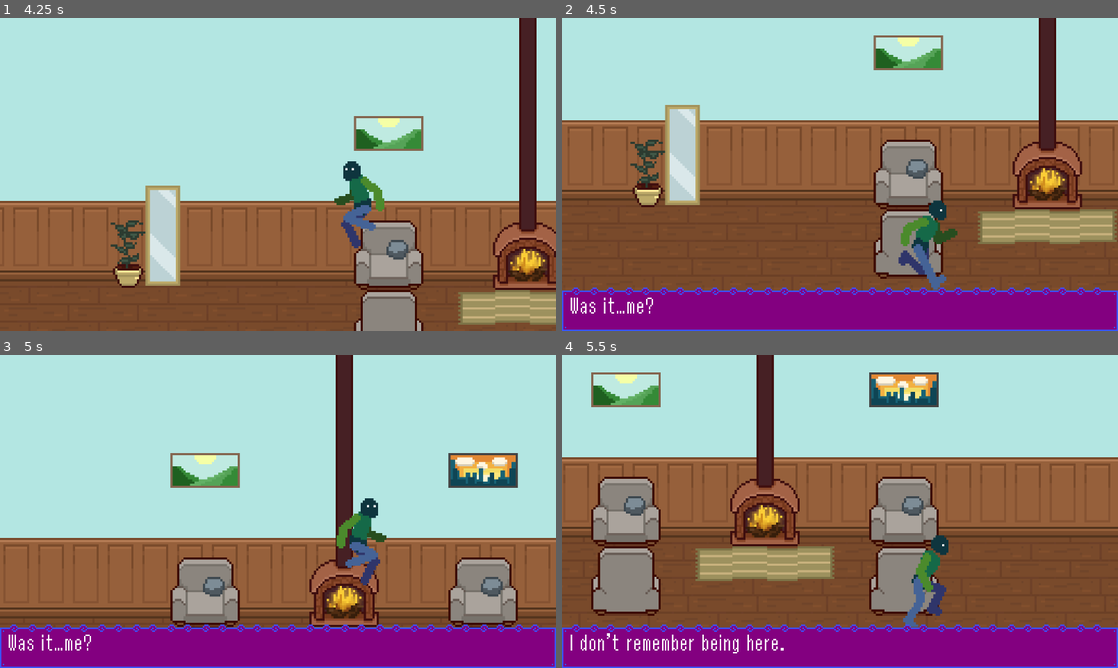
Above: before the commit, frames 1-4 (two rows, left to right).
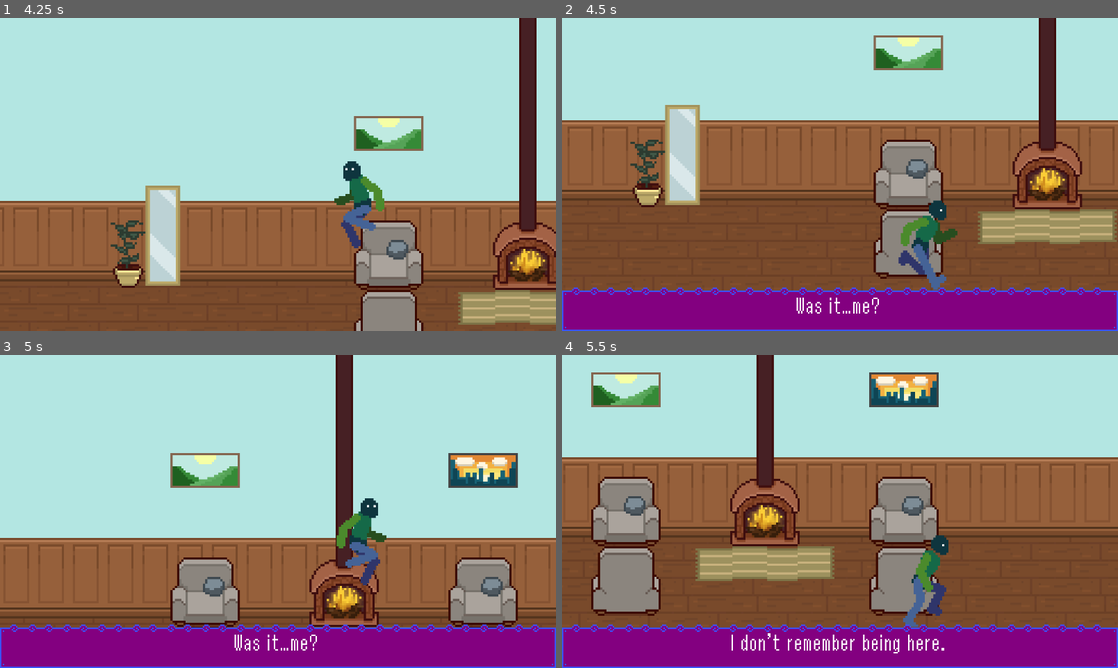
Above: after the commit, the same moments.

Repository: nisaturk/mirrorfixer-prototype
Game: Godot game, scene res://scenes/game.tscn
Two runs of this game, one before a commit and one after it. Both use one fixed random seed, a clock stepped at 60 frames per second and the inputs below.
Inputs (mouse positions are in pixels of both pictures, inside the frame that each line leads up to):
- Up to frame 1 (4.25 s): move the mouse to (250, 237) at 0.52 s; hold E (interact) 0.53-1.28 s; hold Right (move_right) 0.53-2.03 s; click (250, 237) at 0.67 s; tap Up (jump) at 0.77, 1.52, 3.02, 3.77 s; move the mouse to (444, 221) at 1.27 s; tap E (interact) at 1.35, 2.85 s; click (444, 221) at 1.42 s; move the mouse to (111, 127) at 2.02 s; hold E (interact) 2.03-2.78 s; hold Left (move_left) from 2.03 s (still down); click (111, 127) at 2.17 s; move the mouse to (305, 174) at 2.77 s; click (305, 174) at 2.92 s; move the mouse to (194, 96) at 3.52 s; hold E (interact) from 3.53 s (still down); click (194, 96) at 3.67 s
- Up to frame 2 (4.5 s): move the mouse to (962, 158) at 4.27 s; release Left (move_left) at 4.28 s; release E (interact) at 4.28 s; hold Right (move_right) from 4.28 s (still down); tap E (interact) at 4.35 s; click (962, 158) at 4.42 s
- Up to frame 3 (5 s): keep holding Right (move_right); tap Up (jump) at 4.52 s
- Up to frame 4 (5.5 s): keep holding Right (move_right); move the mouse to (728, 527) at 5.02 s; hold E (interact) from 5.03 s (still down); click (728, 527) at 5.17 s

Frame 1 is identical in both runs. In frame 2, 0.4% of the frame differs, in the area x 1-57%, y 89-95%; in frame 3, 0.4%; in frame 4, 1.1%, in the area x 1-69%, y 88-96%.

Commit message:
fixed the constant bell ring + dialogue loop + priority

Diff:
--- a/dialogue/dialogue-prototype.json
+++ b/dialogue/dialogue-prototype.json
@@ -17,7 +17,7 @@
 
   "sofa": {
 	"type": "line",
-	"text": "Someone with a fat bottom has been sitting here.",
+	"text": "Someone with a fat ass has been sitting here.",
 	"next_id": "sofa_2"
   },
   "sofa_2": {
--- a/scenes/DialogueUI.tscn
+++ b/scenes/DialogueUI.tscn
@@ -53,6 +53,7 @@
 [node name="DialogueLabel" type="Label" parent="PanelContainer/MainLayoutContainer/MarginContainer"]
 layout_mode = 2
 theme_override_fonts/font = ExtResource("3_7de8d")
+horizontal_alignment = 1
 
 [node name="ChoiceContainer" type="VBoxContainer" parent="PanelContainer/MainLayoutContainer"]
 layout_mode = 2
--- a/scenes/bell.tscn
+++ b/scenes/bell.tscn
@@ -6,7 +6,7 @@
 [ext_resource type="Texture2D" uid="uid://go5wucntiyvl" path="res://assets/sprites/interior/bell/bell-still.png" id="4_8g6tv"]
 
 [sub_resource type="CircleShape2D" id="CircleShape2D_sdw5a"]
-radius = 16.0
+radius = 20.0
 
 [sub_resource type="SpriteFrames" id="SpriteFrames_e52fn"]
 animations = [{
--- a/scenes/game.tscn
+++ b/scenes/game.tscn
@@ -3121,11 +3121,6 @@
 position = Vector2(129, 31)
 dialogue_id = "sofa"
 
-[node name="InteractableObjectReception" parent="IAAreas" instance=ExtResource("11_kvpfn")]
-visible = false
-position = Vector2(-104, -5)
-dialogue_id = "reception"
-
 [node name="Bell" parent="." instance=ExtResource("8_gee14")]
 position = Vector2(-76, 26)
 
--- a/scenes/miss_manager.tscn
+++ b/scenes/miss_manager.tscn
@@ -108,8 +108,11 @@
 script = ExtResource("1_cfrt7")
 
 [node name="InteractableObject" parent="." instance=ExtResource("3_7e2hn")]
+visible = false
 position = Vector2(-24, -22)
+scale = Vector2(1.0036105, 1.0074025)
 dialogue_id = "miss_manager_greet"
+prioritylevel = 3
 
 [node name="CollisionShape2D" type="CollisionShape2D" parent="."]
 position = Vector2(0, 12)
--- a/scripts/DialogueUI.gd
+++ b/scripts/DialogueUI.gd
@@ -8,15 +8,6 @@
 
 func _ready():
 	hide_box()
-
-# takes a starting ID and the node that triggered the dialogue.
-func start_dialogue(start_id: String, caller):
-	if start_id.is_empty():
-		return
-
-	current_caller = caller
-	visible = true
-	process_node(start_id)
 
 func process_node(id: String):
 	# clear any old buttons
@@ -62,6 +53,15 @@
 
 			choice_container.add_child(button)
 
+# takes a starting ID and the node that triggered the dialogue.
+func start_dialogue(start_id: String, caller):
+	if start_id.is_empty():
+		return
+
+	current_caller = caller
+	visible = true
+	process_node(start_id)
+
 # called when a choice button is pressed
 func _on_choice_made(next_id: String):
 	process_node(next_id)
@@ -101,7 +101,6 @@
 			current_caller.allow_pass()
 
 func _process(delta):
-	# Only run this if the box is visible
 	if not visible:
 		return
 
--- a/scripts/bell.gd
+++ b/scripts/bell.gd
@@ -4,20 +4,29 @@
 
 var player_in_range: bool = false
 var ring_count: int = 0
+var is_active = true
 
 func _ready():
 	$AnimatedSprite2D.frame = 0
 
 func _input(event):
+	if not is_active: return
+
 	if not player_in_range:
+		return
+
+	var ui = $"/root/Game/GameUI"
+	if ui and ui.visible:
 		return
 
 	if event.is_action_pressed("interact") \
 	or (event is InputEventMouseButton and event.button_index == MOUSE_BUTTON_LEFT and event.pressed):
 		ring_bell()
 
+		get_viewport().set_input_as_handled() # consume input so it wont keep ringin
+
+
 func ring_bell():
-
 	ring_count += 1
 	emit_signal("bell_rung", ring_count)
 	$AnimatedSprite2D.frame = 0
@@ -36,3 +45,7 @@
 func _on_body_exited(body: Node2D) -> void:
 	if body.name == "Player":
 		player_in_range = false
+
+func deactivate():
+	is_active = false
+	print("Bell has been deactivated.")
--- a/scripts/miss_manager.gd
+++ b/scripts/miss_manager.gd
@@ -1,7 +1,7 @@
 extends CharacterBody2D
 
-@export var start_pos := Vector2(-300, 0)       # where she starts (offscreen)
-@export var target_pos := Vector2(-118, 16)    # where she should stop
+@export var start_pos := Vector2(-300, 0) # where she starts (offscreen)
+@export var target_pos := Vector2(-118, 16) # where she should stop
 @export var speed := 60.0
 
 var active := false
@@ -17,6 +17,14 @@
 	active = true
 	print("Miss Manager is coming!")
 
+	var game_scene = get_parent()
+	if game_scene:
+		var bell_node = game_scene.get_node("Bell")
+		if bell_node:
+			bell_node.deactivate()
+		else:
+			print("ERROR: Miss Manager could not find Bell node.")
+
 func _physics_process(delta):
 	if active:
 		var distance = position.distance_to(target_pos)
@@ -27,16 +35,16 @@
 			animated_sprite.play("idle") # switch to idle
 			print("Miss Manager arrived.")
 			return
-		# Move toward target
+		# move toward target
 		var dir = (target_pos - position).normalized()
 		position += dir * speed * delta
-		# Walk animation
+		# play the walking animation
 		if animated_sprite.animation != "walk":
 			animated_sprite.play("walk")
-		# Flip sprite horizontally based on movement direction
+		# flip sprite horizontally based on movement direction
 		animated_sprite.flip_h = dir.x < 0
 
-# Called when bell signal triggers
+# called when bell signal triggers
 func _on_bell_bell_rung(count: int) -> void:
 	if count >= 10 and not active:
 		appear()
--- a/scripts/player.gd
+++ b/scripts/player.gd
@@ -4,6 +4,8 @@
 const JUMP_VELOCITY = -300.0
 @onready var animated_sprite: AnimatedSprite2D = $AnimatedSprite2D
 @onready var collision_shape: CollisionShape2D = $CollisionShape2D
+
+var nearby_interactables: Array = [] # newly added variable for overlapping zones
 
 func _physics_process(delta: float) -> void:
 	if not is_on_floor():
@@ -32,7 +34,6 @@
 
 	move_and_slide()
 
-var nearby_interactable = null
 
 
 func _ready():
@@ -40,27 +41,38 @@
 	$InteractionDetector.area_exited.connect(_on_detector_area_exited)
 
 func _on_detector_area_entered(area):
-	nearby_interactable = area
-	print("Player can now interact with: ", area.name)
+	if not nearby_interactables.has(area):
+		nearby_interactables.append(area)
+	print("Player entered: ", area.name)
 
 func _on_detector_area_exited(area):
-	if area == nearby_interactable:
-		nearby_interactable = null
-		print("Player moved away from interactable:", area.name)
+	if nearby_interactables.has(area):
+		nearby_interactables.erase(area)
+	print("Player exited: ", area.name)
 
-func _process(delta):
+func _input(event):
 	var ui = $"/root/Game/GameUI"
 	var is_ui_visible = ui.visible
 
-	# only check for new interactions if:
-	# we are near an object, interact is pressed,dialogue UI is not open
-	if nearby_interactable and Input.is_action_just_pressed("interact") and not is_ui_visible:
+	# check if the list is NOT empty, if interact is pressed, and if UI is hidden
+	if not nearby_interactables.is_empty() and event.is_action_pressed("interact") and not is_ui_visible:
 
-		var object_id = nearby_interactable.dialogue_id
-		var caller = nearby_interactable.get_parent()
+		# new logic for priority
+		var best_interactable = nearby_interactables[0]
+
+		# if there's more than one, loop through and find the one with the highest priority
+		if nearby_interactables.size() > 1:
+			for i in range(1, nearby_interactables.size()):
+				if nearby_interactables[i].prioritylevel > best_interactable.prioritylevel:
+					best_interactable = nearby_interactables[i]
+
+		# use the "best_interactable" found
+		var object_id = best_interactable.dialogue_id
+		var caller = best_interactable.get_parent()
 
 		if not object_id.is_empty():
 			ui.start_dialogue(object_id, caller)
+			get_viewport().set_input_as_handled()
 
 
 ## just an idea for a future function
